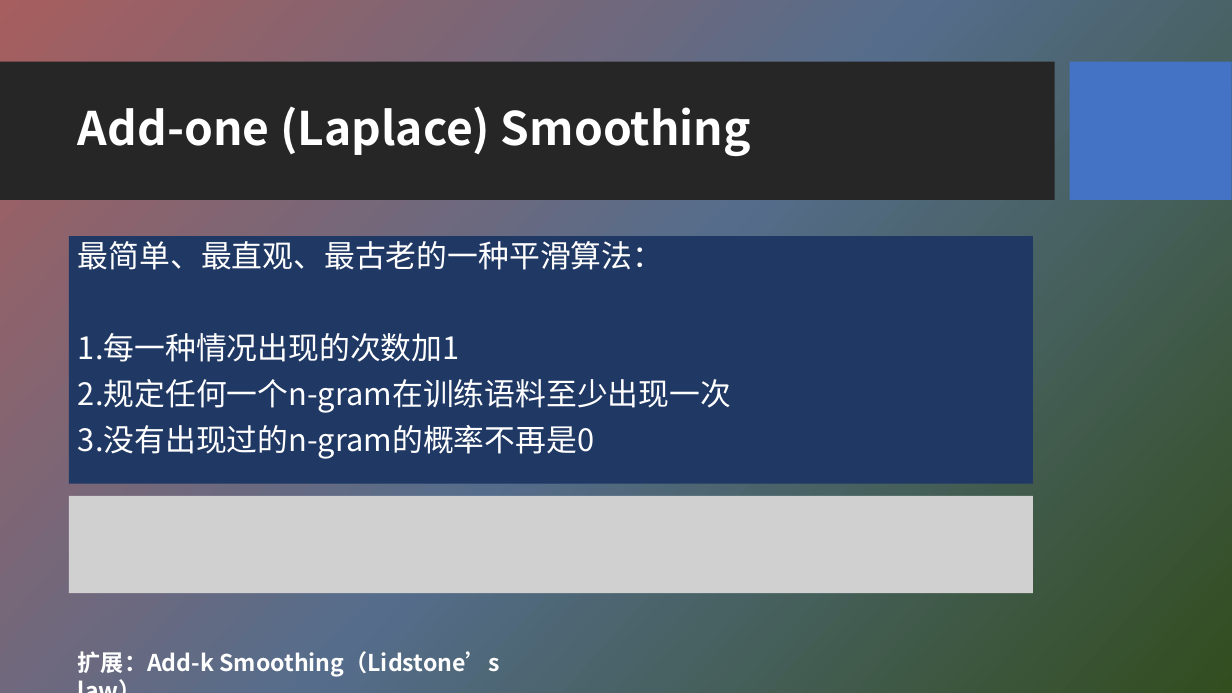
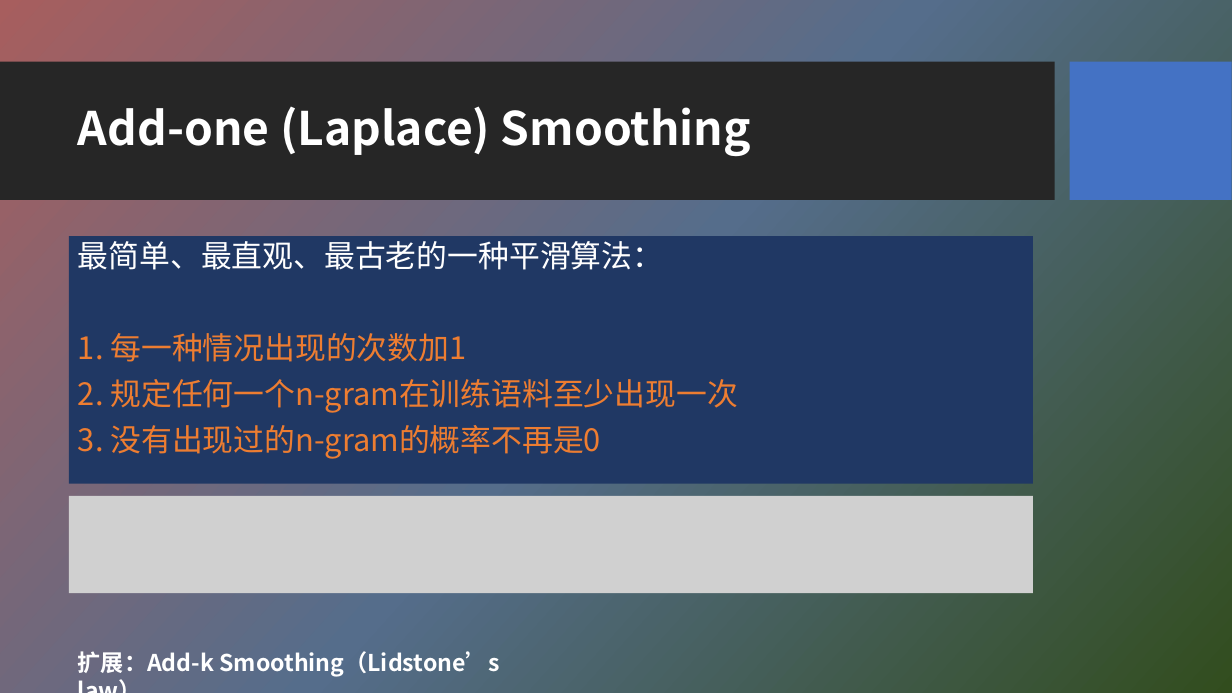
Before and after one commit to HBU/NLP_PPT, a slide deck: slide 13 of PPT-2020/ch03 n元语法模型.pptx. Drawn at 1232x693 pixels with LibreOffice and Linux fonts; fonts in the diff are those of the drawing; grey boxes stand for pictures; background and template pictures are left out. Boxes give left, top, right and bottom in pixels: in the first picture for what was removed or moved away, otherwise in the second. Text is boxed around its words. In the diff, an @@ line names an element or a change of style, - is before the commit and + after.

```diff
--- a/PPT-2020/ch03 n元语法模型.pptx
+++ b/PPT-2020/ch03 n元语法模型.pptx
@@ text at (78,333,738,459): text changed; text colour #FFFFFF to #ED7D31 @@
-1.每一种情况出现的次数加1
-2.规定任何一个n-gram在训练语料至少出现一次
-3.没有出现过的n-gram的概率不再是0
+1. 每一种情况出现的次数加1
+2. 规定任何一个n-gram在训练语料至少出现一次
+3. 没有出现过的n-gram的概率不再是0
```
Also in this commit, not shown: 16 other slides changed, 1 slide removed.
